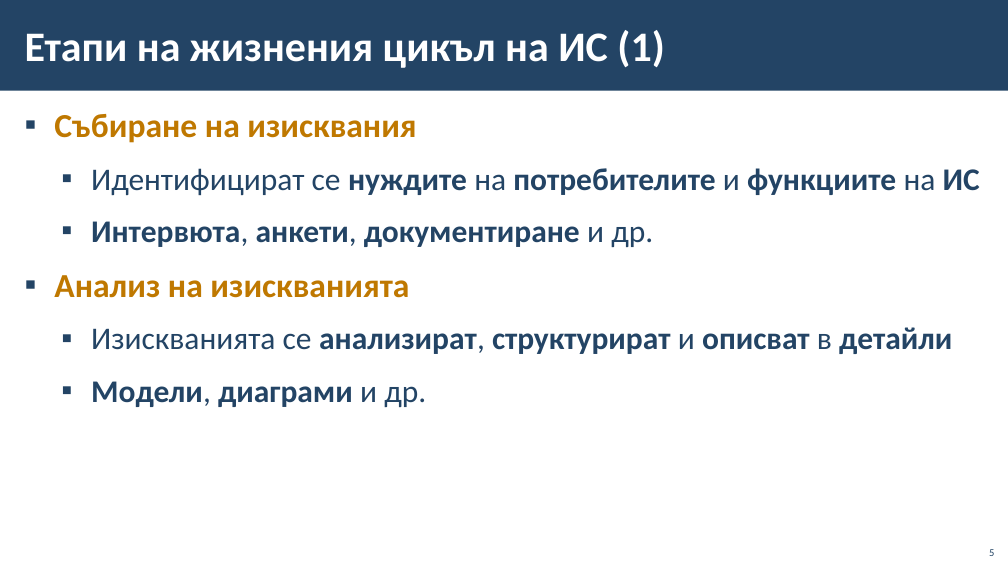
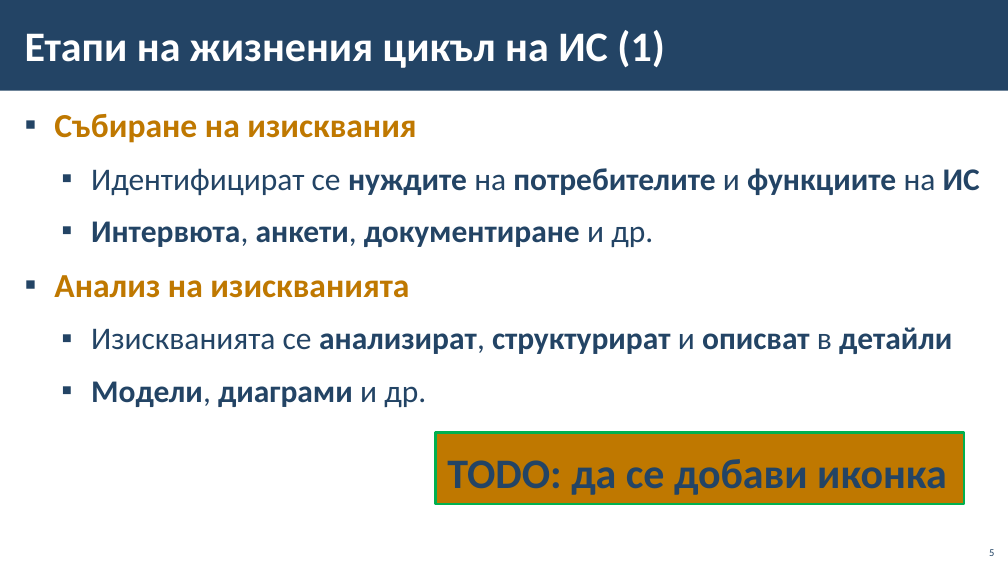
Before and after one commit to BG-IT-Edu/School-Programming, a slide deck: slide 5 of Courses/Software-Sciences/Module-4-Information-Systems-New/09-Life-cycle-of-Information-System/09-Life-cycle-of-Information-System.pptx. Drawn at 1008x567 pixels with LibreOffice and Linux fonts; fonts in the diff are those of the drawing; background and template pictures are left out. Boxes give left, top, right and bottom in pixels: in the first picture for what was removed or moved away, otherwise in the second. Text is boxed around its words. In the diff, an @@ line names an element or a change of style, - is before the commit and + after.

```diff
--- a/Courses/Software-Sciences/Module-4-Information-Systems-New/09-Life-cycle-of-Information-System/09-Life-cycle-of-Information-System.pptx
+++ b/Courses/Software-Sciences/Module-4-Information-Systems-New/09-Life-cycle-of-Information-System/09-Life-cycle-of-Information-System.pptx
@@ rectangle added at (x1=436, y1=433, x2=964, y2=504), fill #BF7800, outline #00B050 2 pt, 40 pt, text #234465, bold @@
+TODO: да се добави иконка
```
Also in this commit, not shown: 5 other slides changed, 2 other files.
